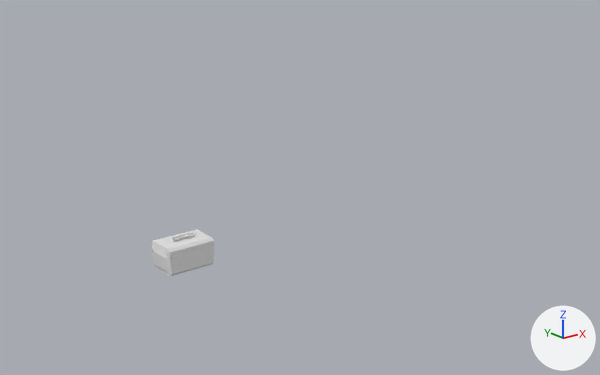
The Blender file 3_Blend_Files/StylizedMeshes.blend, before and after one commit.
Camera for both pictures: a 50 mm lens placed at (-4.26, -7.52, 3.67), pointed at (2.07, 0.39, 0.5). Every picture has the same lights, and +X, +Y and +Z are marked at lower right. The first picture is the older version.
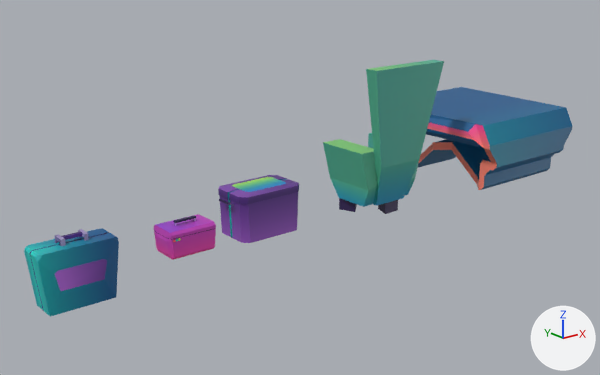
Where the change shows, as pixel boxes (x1, y1, x2, y2) in the pictures (600 x 375 px):
'Table', shown (blue)
    after: (418, 87, 573, 190)
'Chair', shown (cyan)
    after: (323, 60, 444, 207)
'SuitCase_Type1', shown
    after: (24, 228, 119, 316)
'CoolerBox', added (purple)
    after: (219, 192, 298, 243)
'Cube.001', deleted
    before: (152, 230, 214, 276)
'SmallBag', added (pink)
    after: (154, 214, 216, 260)
'CoolerLid', added (purple)
    after: (218, 175, 299, 204)
'Handle', shown
    after: (54, 229, 89, 247)
'Foot.001', shown
    after: (378, 200, 398, 214)
'Foot.002', shown
    after: (339, 198, 357, 212)
'Cube.004', deleted
    before: (171, 231, 194, 241)
'Handle.003', added
    after: (173, 216, 196, 226)
'Handle.002', added
    after: (219, 199, 234, 206)

What the commit changed:
Picture 'AtlasMap.png.004' (img_atlasmap_png_004) is new.
Material 'Material.004' (mat_material_004) is new.
Its texture is img_atlasmap_png_004.
Mesh me_cube_025_1 is new.
It has 60 vertices, 56 faces and spans x -0.301..0.283, y -0.188..0.192, z -0.155..0.155.
It uses material mat_material (picture img_atlasmap_png).
Mesh me_cube_026_1 is new.
It has 36 vertices, 29 faces and spans x -0.119..0.143, y -0.021..0.019, z -0.048..0.007.
It uses material mat_material (picture img_atlasmap_png).
Mesh me_cube_032 is new.
It has 28 vertices, 24 faces and spans x -0.39..0.3, y -1.48..1.45, z -0.38..0.42.
It uses material mat_material_004 (picture img_atlasmap_png_004).
Mesh me_cube_030 is new.
It has 55 vertices, 45 faces and spans x -0.449..0.411, y -0.298..0.26, z -0.43..0.463.
It uses material mat_material (picture img_atlasmap_png).
Mesh me_cube_024 is new.
It has 74 vertices, 60 faces and spans x -0.426..0.434, y -0.296..0.262, z -0.074..0.103.
It uses material mat_material (picture img_atlasmap_png).
Object 'Cube.001' (ob_cube_001) is deleted.
Object 'Cube.004' (ob_cube_004) is deleted.
In object 'Cube.005' (ob_cube_005), parent is now set to ob_smallbag.
In object 'Cube.005' (ob_cube_005), matrix_parent_inverse is now set to Matrix(((1.0, 0.0, 0.0, 0.00361), (0.0, 1.0, 0.0, 0.181), (0.0, 0.0, 1.0, 0.0308), (0.0, 0.0, 0.0, 1.0))).
In object 'Cube.006' (ob_cube_006), parent is now set to ob_smallbag.
In object 'Cube.006' (ob_cube_006), matrix_parent_inverse is now set to Matrix(((1.0, 0.0, 0.0, 0.00361), (0.0, 1.0, 0.0, 0.181), (0.0, 0.0, 1.0, 0.0308), (0.0, 0.0, 0.0, 1.0))).
In object 'Cube.007' (ob_cube_007), parent is now set to ob_smallbag.
In object 'Cube.007' (ob_cube_007), matrix_parent_inverse is now set to Matrix(((1.0, 0.0, 0.0, 0.00361), (0.0, 1.0, 0.0, 0.181), (0.0, 0.0, 1.0, 0.0308), (0.0, 0.0, 0.0, 1.0))).
Object 'Table' (ob_table) is now shown.
Object 'Chair' (ob_chair_1) is now shown.
Object 'Foot.001' (ob_foot_001) is now shown.
Object 'Foot.002' (ob_foot_002) is now shown.
Object 'SuitCase_Type1' (ob_suitcase_type1) is now shown.
Object 'Handle' (ob_handle) is now shown.
Object 'SmallBag' (ob_smallbag) is new; it shows me_cube_025_1.
Its location is (0.104, -0.079, 0.441).
Object 'Handle.003' (ob_handle_003) is new; it shows me_cube_026_1.
Its parent is ob_smallbag.
Its matrix parent inverse is Matrix(((1.0, 0.0, 0.0, 0.00361), (0.0, 1.0, 0.0, 0.181), (0.0, 0.0, 1.0, 0.0308), (0.0, 0.0, 0.0, 1.0))).
Its location is (-0.0174, -0.174, 0.17).
Object 'Handle.002' (ob_handle_002) is new; it shows me_cube_032.
Its parent is ob_coolerbox.
Its matrix parent inverse is Matrix(((1.0, 0.0, 0.0, -1.289), (0.0, 1.0, 0.0, -0.176), (0.0, 0.0, 1.781, -0.743), (0.0, 0.0, 0.0, 1.0))).
Its location is (0.799, 0.161, 0.624).
Its rotation in degrees is (0, 0, 180).
Its scale is (0.148, 0.0608, 0.065).
Object 'CoolerBox' (ob_coolerbox) is new; it shows me_cube_030.
Its parent is ob_cooler.
Its matrix parent inverse is Matrix(((1.0, 0.0, 0.0, -1.277), (0.0, 1.0, 0.0, -0.164), (0.0, 0.0, 1.0, -0.479), (0.0, 0.0, 0.0, 1.0))).
Its location is (1.289, 0.176, 0.417).
Its scale is (1.0, 1.0, 0.562).
Object 'Cooler' (ob_cooler) is new.
Its location is (1.277, 0.164, 0.479).
Object 'CoolerLid' (ob_coolerlid) is new; it shows me_cube_024.
Its parent is ob_cooler.
Its matrix parent inverse is Matrix(((1.0, 0.0, 0.0, -1.277), (0.0, 1.0, 0.0, -0.164), (0.0, 0.0, 1.0, -0.479), (0.0, 0.0, 0.0, 1.0))).
Its location is (1.264, 0.175, 0.699).
Its scale is (1.02, 1.02, 0.562).
